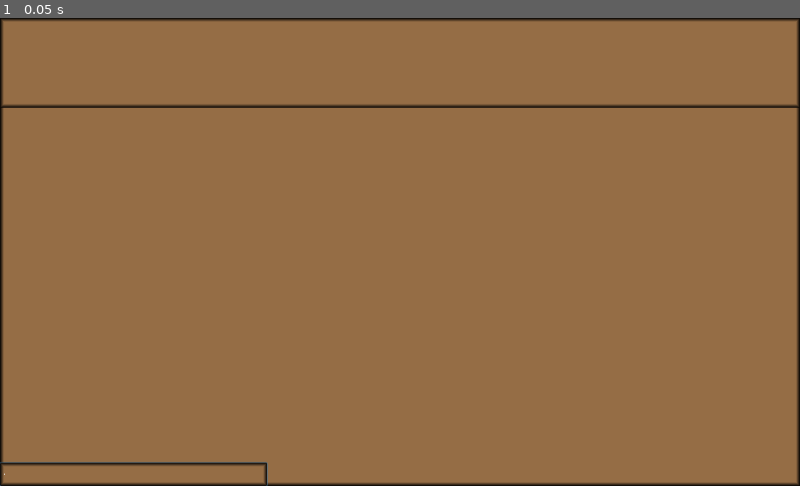
Above: before the commit, frame 1.
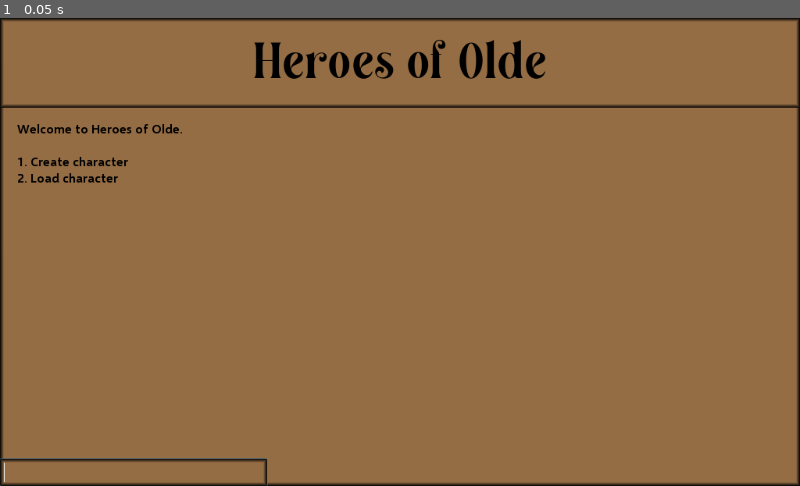
Above: after the commit, the same moment.

Repository: blinkakawize1/Heroes-of-Olde
Game: Godot game, scene res://Start.tscn
The game is run twice, just before and just after one commit, with the same random seed, the same clock (stepped at 60 frames per second) and the same inputs.
Inputs:
- Up to frame 1 (0.05 s): no input

The runs differ from the first frame. In frame 1, 2.1% of the frame differs, in the area x 0-69%, y 4-100%.

Commit message:
Add files via upload

Diff:
--- a/build 001/Start.tscn
+++ b/build 001/Start.tscn
@@ -1,8 +1,8 @@
 [gd_scene load_steps=10 format=2]
 
-[ext_resource path="res://resources/SelawikSemibold-4BEm6.ttf" type="DynamicFontData" id=1]
-[ext_resource path="res://resources/Magensburg-3zony.ttf" type="DynamicFontData" id=2]
+[ext_resource path="res://fonts/Magensburg-3zony.ttf" type="DynamicFontData" id=1]
 [ext_resource path="res://Start.gd" type="Script" id=3]
+[ext_resource path="res://fonts/SelawikSemibold-4BEm6.ttf" type="DynamicFontData" id=4]
 
 [sub_resource type="StyleBoxFlat" id=1]
 bg_color = Color( 0.584314, 0.427451, 0.270588, 1 )
@@ -27,10 +27,10 @@
 [sub_resource type="DynamicFont" id=3]
 size = 65
 outline_color = Color( 1, 0.988235, 0.988235, 1 )
-font_data = ExtResource( 2 )
+font_data = ExtResource( 1 )
 
-[sub_resource type="DynamicFont" id=7]
-font_data = ExtResource( 1 )
+[sub_resource type="DynamicFont" id=4]
+font_data = ExtResource( 4 )
 
 [sub_resource type="StyleBoxFlat" id=5]
 bg_color = Color( 0.584314, 0.427451, 0.270588, 1 )
@@ -45,7 +45,7 @@
 [sub_resource type="DynamicFont" id=6]
 size = 20
 outline_color = Color( 0, 0, 0, 1 )
-font_data = ExtResource( 2 )
+font_data = ExtResource( 4 )
 
 [node name="Node" type="Node"]
 script = ExtResource( 3 )
@@ -97,7 +97,7 @@
 [node name="LineEdit" type="LineEdit" parent="Control/Panel"]
 anchor_top = 1.0
 anchor_bottom = 1.0
-margin_top = -30.0
+margin_top = -35.0
 margin_right = 342.0
 custom_styles/normal = SubResource( 5 )
 custom_fonts/font = SubResource( 6 )
Not shown: 1 places in build 001/Start.tscn that only renumber resources
Binary file added: build 001/fonts/Magensburg-3zony.ttf
Binary file added: build 001/fonts/SelawikSemibold-4BEm6.ttf
